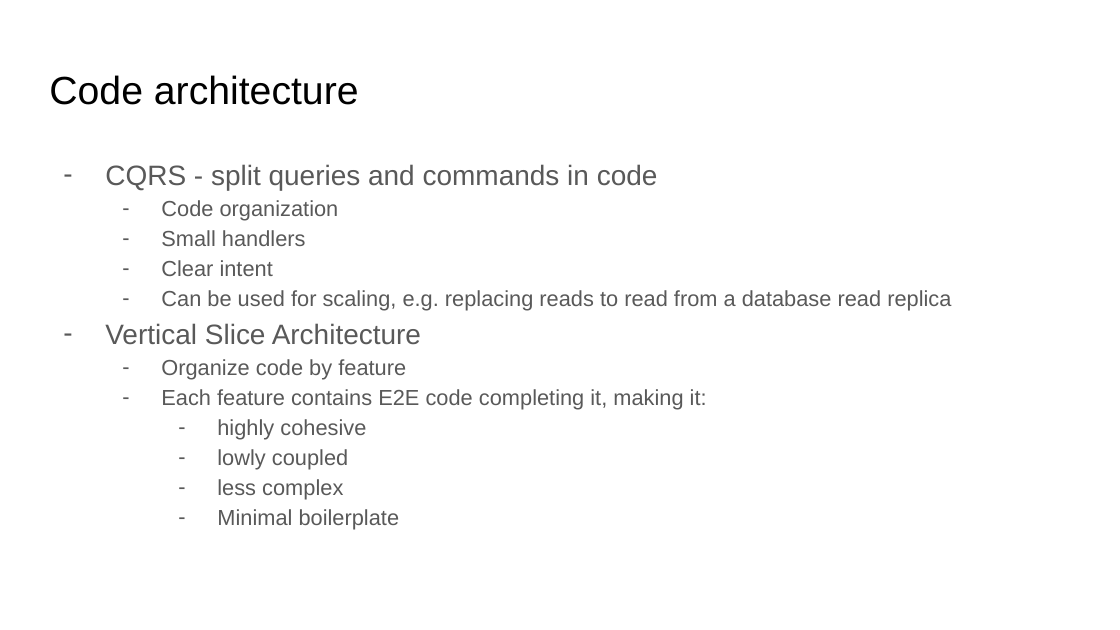
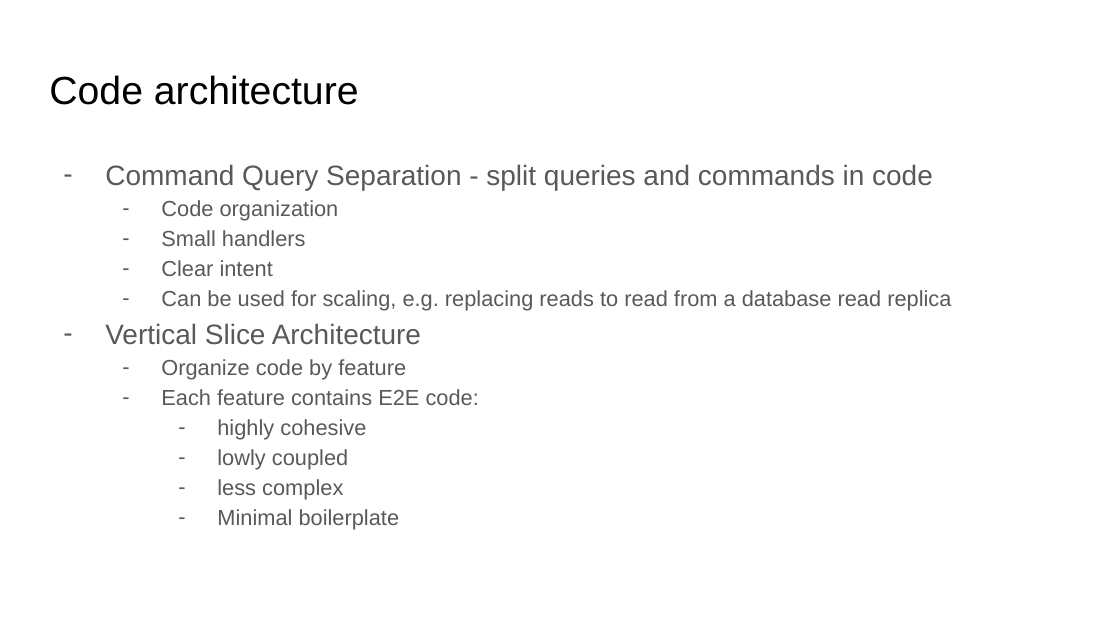
Before and after one commit to lusin-throwaway/RedYellowGreen, a slide deck: slide 8 of slides.pptx (slide 7 before the commit). Drawn at 1120x630 pixels with LibreOffice and Linux fonts; fonts in the diff are those of the drawing. Boxes give left, top, right and bottom in pixels: in the first picture for what was removed or moved away, otherwise in the second. Text is boxed around its words. In the diff, an @@ line names an element or a change of style, - is before the commit and + after.

```diff
--- a/slides.pptx
+++ b/slides.pptx
@@ text at (105, 164, 933, 190): text changed @@
-– CQRS - split queries and commands in code
+– Command Query Separation - split queries and commands in code
@@ text at (161, 389, 479, 405): text changed @@
-  – Each feature contains E2E code completing it, making it:
+  – Each feature contains E2E code:
```
Also in this commit, not shown: 7 other slides changed, 3 slides added.
